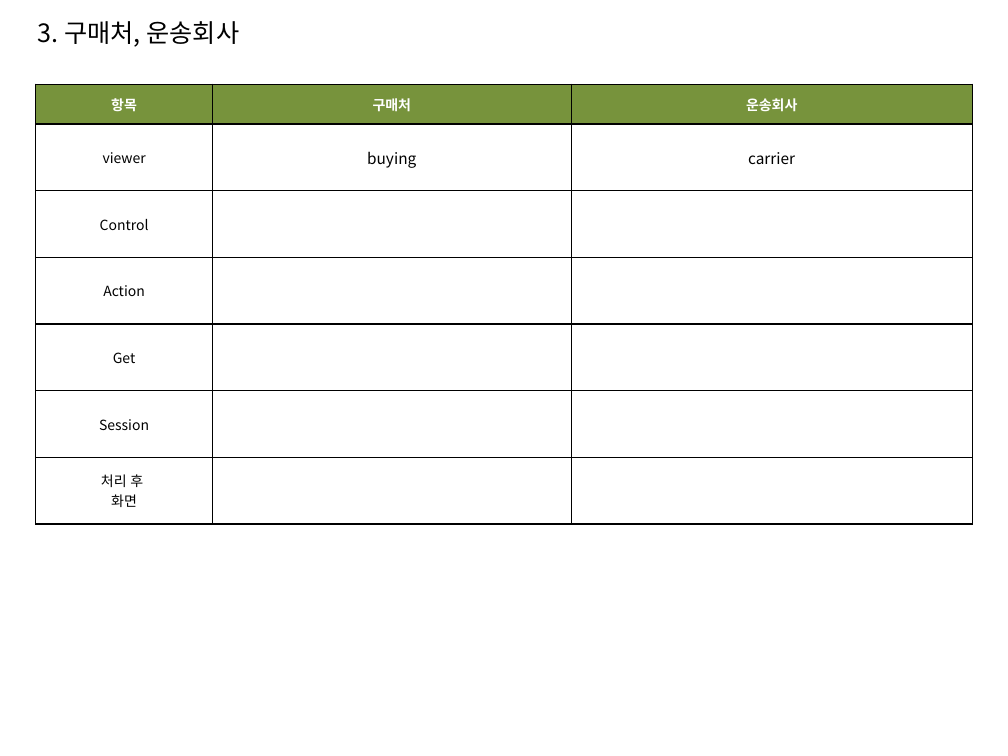
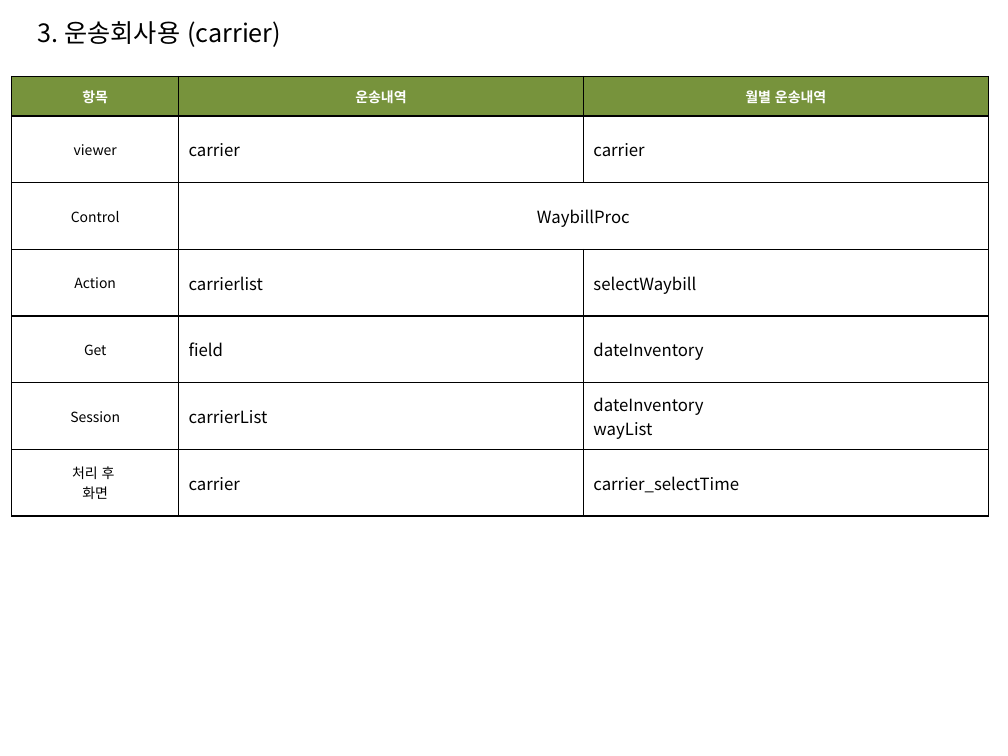
Before and after one commit to sec9590/Project_FullFillment, a slide deck: slide 10 of YellowContainer_MVC.pptx (slide 5 before the commit). Drawn at 1008x756 pixels with LibreOffice and Linux fonts; fonts in the diff are those of the drawing. Boxes give left, top, right and bottom in pixels: in the first picture for what was removed or moved away, otherwise in the second. Text is boxed around its words. In the diff, an @@ line names an element or a change of style, - is before the commit and + after.

```diff
--- a/YellowContainer_MVC.pptx
+++ b/YellowContainer_MVC.pptx
@@ text at bbox=[38, 21, 281, 47]: text changed @@
-3. 구매처, 운송회사
+3. 운송회사용 (carrier)
@@ table at bbox=[12, 77, 989, 516] @@
-row 1, column 2: 구매처
+row 1, column 2: 운송내역
-row 1, column 3: 운송회사
+row 1, column 3: 월별 운송내역
-row 2, column 2: buying
+row 2, column 2: carrier
-row 3, column 2: 
+row 3, column 2: WaybillProc
-row 4, column 2: 
+row 4, column 2: carrierlist
-row 4, column 3: 
+row 4, column 3: selectWaybill
-row 5, column 2: 
+row 5, column 2: field
-row 5, column 3: 
+row 5, column 3: dateInventory
-row 6, column 2: 
+row 6, column 2: carrierList
-row 6, column 3: 
+row 6, column 3: dateInventory / wayList
-row 7, column 2: 
+row 7, column 2: carrier
-row 7, column 3: 
+row 7, column 3: carrier_selectTime
@@ size 11 to 12 pt in "carrier" @@
@@ alignment centre to left @@
@@ table: place and size @@
-table at bbox=[35, 85, 972, 524]
+table at bbox=[12, 77, 989, 516]
```
Also in this commit, not shown: 4 other slides changed, 5 slides added, 9 other files.
